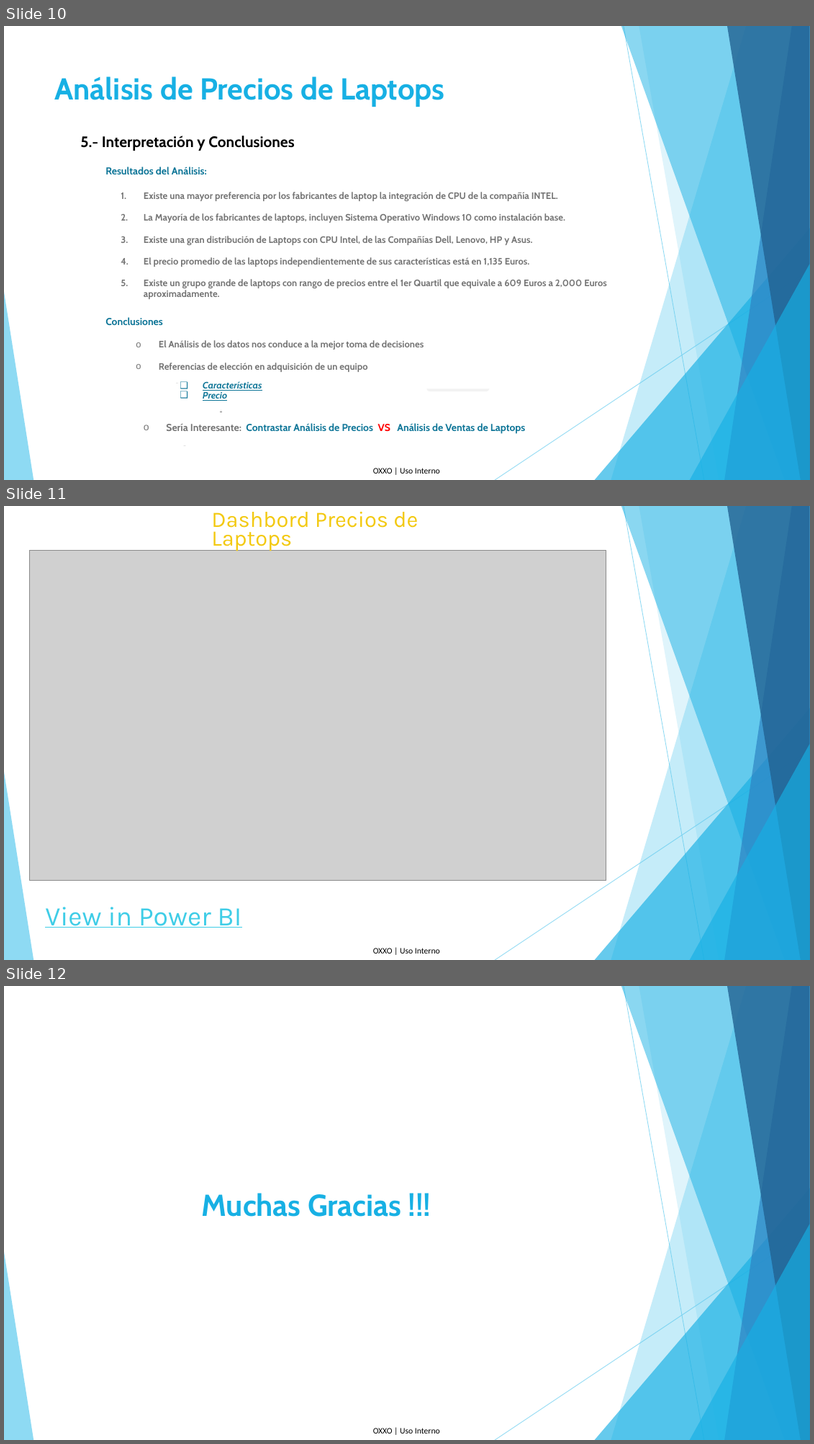
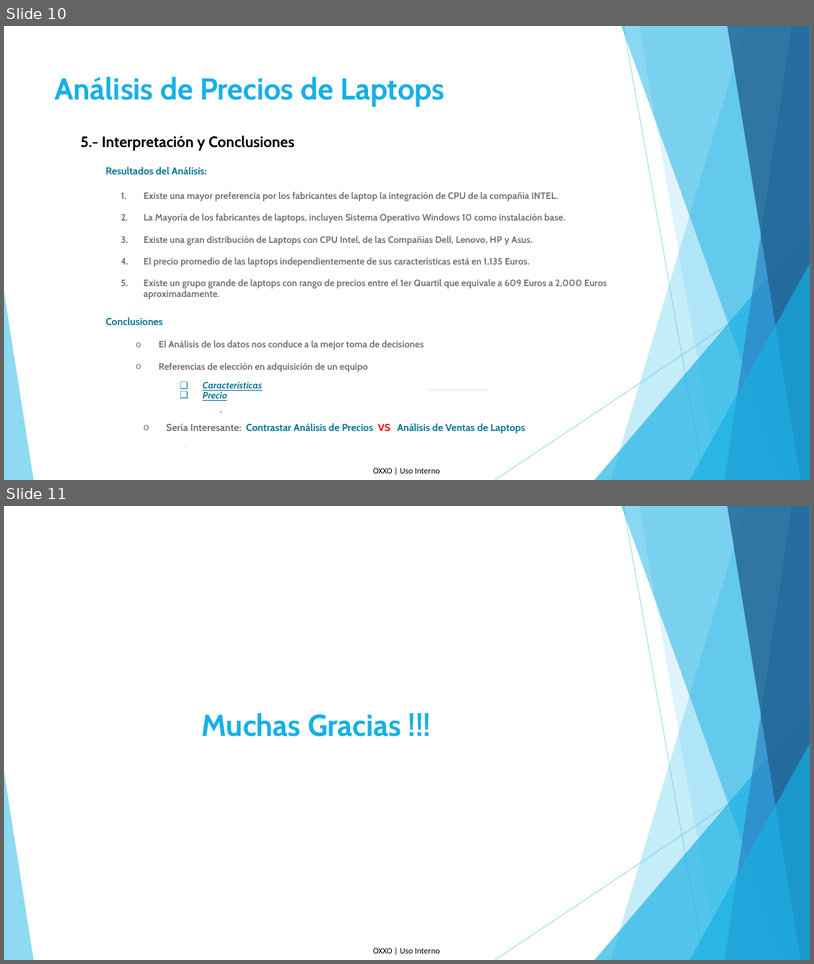
Before and after one commit to pinefox8383/Proyecto_Final_Diplomado, a slide deck: Presentación.pptx. Shown one above the other, each under a label of ours: slides 10, 11 and 12 before the commit, slides 10 and 11 after it. The pictures are 814x1444 and 814x964 pixels, drawn with LibreOffice and Linux fonts; fonts in the diff are those of the drawing; grey boxes stand for pictures. Boxes give left, top, right and bottom in pixels: in the first picture for what was removed or moved away, otherwise in the second. Text is boxed around its words. In the diff, an @@ line names an element or a change of style, - is before the commit and + after.

```diff
--- a/Presentación.pptx
+++ b/Presentación.pptx
@@ slide 11 removed at box(4, 506, 810, 960), background #FFFFFF; not listed: 11 template elements that a slide beside it also shows @@
@@ text removed at box(211, 512, 418, 551) @@
-Dashbord Precios de Laptops
@@ picture removed at box(29, 551, 607, 880) @@
@@ text removed at box(45, 906, 242, 927) @@
-View in Power BI
@@ what was slide 12 is now slide 11 @@
```
Also in this commit, not shown: 1 slide changed.
